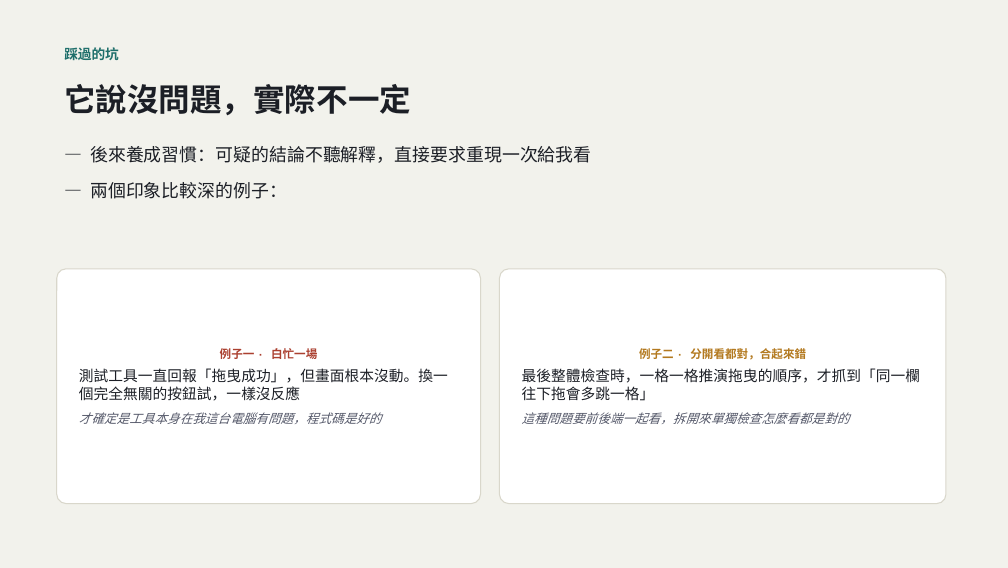
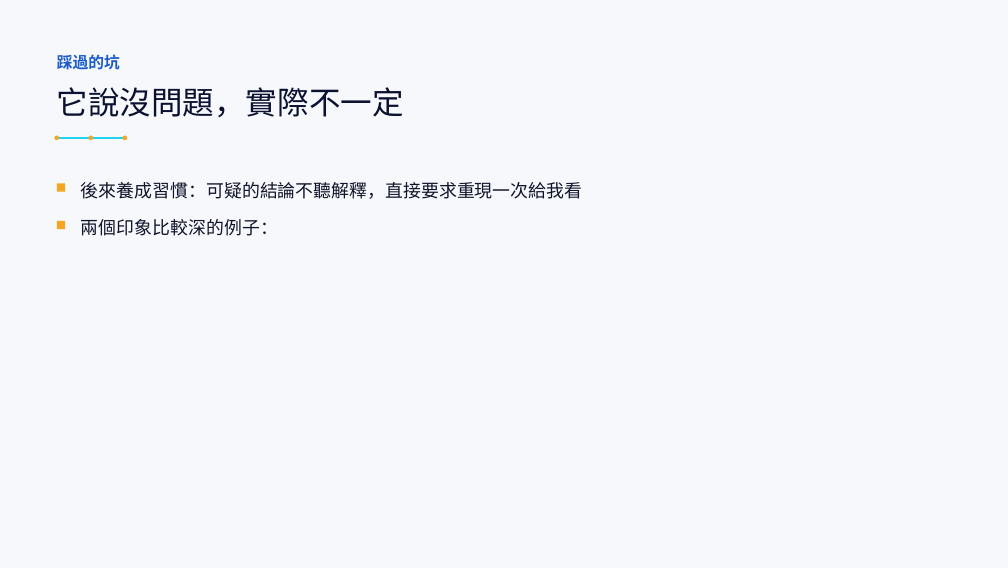
Before and after one commit to LinGaOscar/Spring-MissionBoard, a slide deck: slide 17 of docs/從HTML到SaaS_AI開發技巧回顧.pptx. Drawn at 1008x568 pixels with LibreOffice and Linux fonts; fonts in the diff are those of the drawing. Boxes give left, top, right and bottom in pixels: in the first picture for what was removed or moved away, otherwise in the second. Text is boxed around its words. In the diff, an @@ line names an element or a change of style, - is before the commit and + after.

Commit message:
docs: 簡報全 27 頁視覺重新設計
改用深靛藍／電光青／琥珀黃色系，封面與收尾 Q&A 頁改深色背景。開發歷程頁改時間軸視覺、數字統計頁改 KPI 儀表板風格、開發流程頁改流程圖、SaaS 與重構動機兩頁改左右對照面板。真實對話紀錄兩頁重新核對原始群組圖形裡的逐字內容，避免上次擷取遺漏。畫面截圖統一加外框與角標。內容全部沿用原文，純視覺改版。

```diff
--- a/docs/從HTML到SaaS_AI開發技巧回顧.pptx
+++ b/docs/從HTML到SaaS_AI開發技巧回顧.pptx
@@ background #F2F2EC to #F7F8FC @@
@@ text "踩過的坑": place and size @@
-text "踩過的坑" at (64, 47, 119, 60)
+text "踩過的坑" at (57, 54, 120, 70)
@@ text "踩過的坑" at (57, 54, 120, 70): size 13 to 15 pt, font Arial to Courier New, text colour #1F6F6B to #1B5CC9 @@
@@ text "它說沒問題，實際不一定": place and size @@
-text "它說沒問題，實際不一定" at (64, 84, 411, 115)
+text "它說沒問題，實際不一定" at (57, 87, 404, 117)
@@ text "它說沒問題，實際不一定" at (57, 87, 404, 117): font Arial to Noto Sans CJK SC, text colour #1C1F26 to #0B1130, bold off @@
@@ ellipse added at (54, 135, 59, 140), fill #F5A524 @@
@@ line added from (57, 138) to (125, 138), #22D3EE 1.5 pt @@
@@ ellipse added at (89, 135, 93, 140), fill #F5A524 @@
@@ ellipse added at (123, 135, 127, 140), fill #F5A524 @@
@@ rectangle added at (57, 183, 65, 191), fill #F5A524 @@
@@ text at (81, 182, 582, 199): text changed; font Arial to Noto Sans CJK SC; text colour #1C1F26 to #10152B @@
-— 後來養成習慣：可疑的結論不聽解釋，直接要求重現一次給我看
-— 兩個印象比較深的例子：
+後來養成習慣：可疑的結論不聽解釋，直接要求重現一次給我看
@@ rectangle added at (57, 221, 65, 229), fill #F5A524 @@
@@ text added at (81, 219, 278, 236), 17 pt, text #10152B @@
+兩個印象比較深的例子：
@@ rounded rectangle removed at (57, 269, 481, 503) @@
@@ rounded rectangle removed at (499, 269, 946, 503) @@
@@ text removed at (79, 348, 448, 424) @@
-例子一 · 白忙一場
-測試工具一直回報「拖曳成功」，但畫面根本沒動。換一個完全無關的按鈕試，一樣沒反應
-才確定是工具本身在我這台電腦有問題，程式碼是好的
@@ text removed at (522, 348, 920, 424) @@
-例子二 · 分開看都對，合起來錯
-最後整體檢查時，一格一格推演拖曳的順序，才抓到「同一欄往下拖會多跳一格」
-這種問題要前後端一起看，拆開來單獨檢查怎麼看都是對的
```
Also in this commit, not shown: 26 other slides changed.
